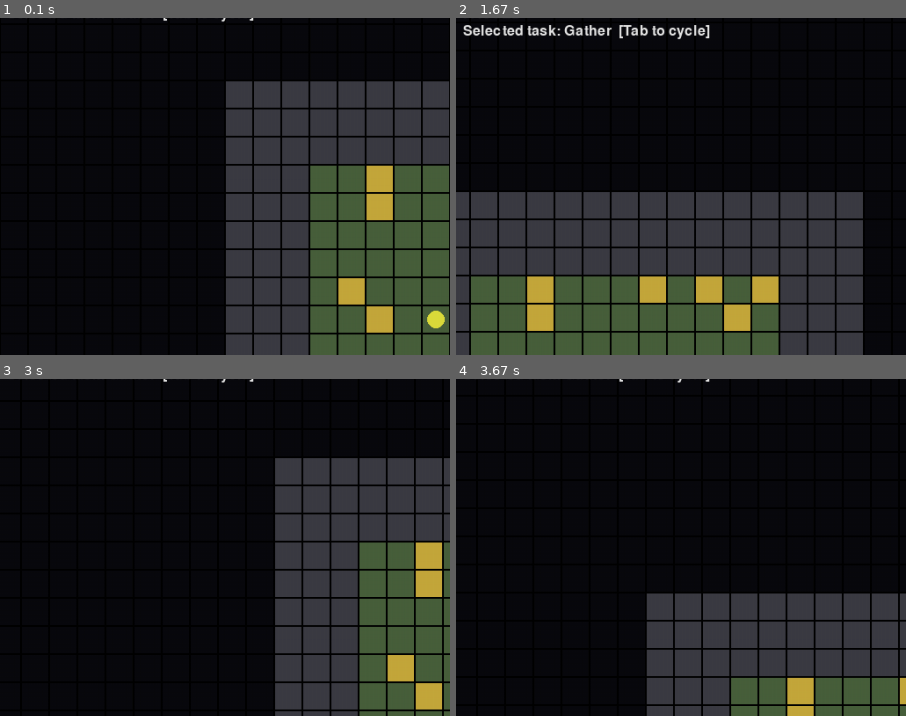
Above: before the commit, frames 1-4 (two rows, left to right).
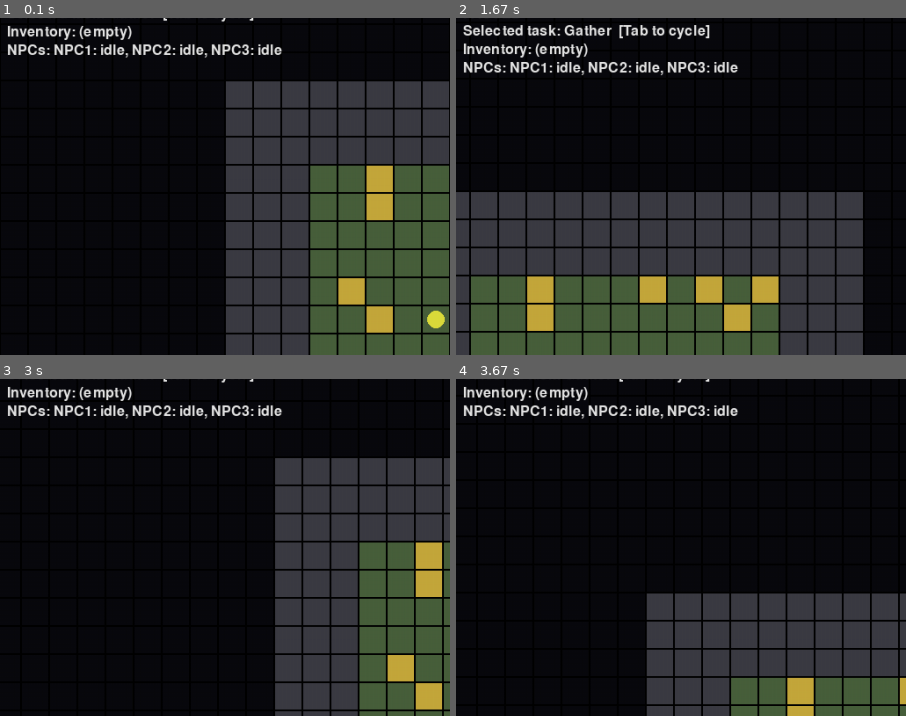
Above: after the commit, the same moments.

Repository: MiohitoKiri5474/PyGame-Final
Game: pygame game, started from src/main.py
Same seed, same stepped clock (60 frames per second), same inputs: the game is played once before the commit and once after it.
Inputs:
- Up to frame 1 (0.1 s): no input
- Up to frame 2 (1.67 s): hold Right 0.33-0.8 s; hold Up 0.83-1.13 s; tap Space at 0.9, 1.23, 1.53 s; hold Right 1.17-1.63 s
- Up to frame 3 (3 s): hold Left 1.67-2.2 s; tap Space at 1.73, 2.03, 2.3, 2.63, 2.93 s; hold Down 2.23-2.53 s; hold Left 2.57-2.97 s
- Up to frame 4 (3.67 s): hold Up 3-3.37 s; tap Space at 3.07, 3.47 s; hold Right from 3.4 s (still down)
The pictures show only the part of the screen within x 0-50%, y 5-55%; the shares and areas given below are measured in that part.

The runs differ from the first frame. In frame 1, 1.7% of the frame differs, in the area x 1-63%, y 2-12%; in frame 2, 1.7%; in frame 3, 1.7%; in frame 4, 1.7%.

Commit message:
feat: implement ticket 10 - HUD inventory + NPC task display
Adds hud_status.py, registering two hud_lines() providers via the
extensions.py mechanism ticket 02 already built for this: one line
summarizing current inventory totals per resource type, one line
listing each NPC's current task type (or "idle"). game.py's HUD
already splices hud_lines(world) in every render, so no changes
needed there - purely additive per the plugins.py extension pattern.

Adds Inventory.items() (inventory.py) as the public accessor the
HUD needed to enumerate resource types; existing get/add/spend
behavior and tests are untouched.

Presentational only per the ticket's own testing decision (no unit
tests needed - the state it reads is already covered by ticket 02's
tests); verified manually via a headless run confirming both lines
update live as a Gather task is claimed, worked, and completed.

Disclosure: Based on Claude Code generated output.

Diff:
--- /dev/null
+++ b/src/hud_status.py
@@ -0,0 +1,33 @@
+"""HUD panels for inventory totals and per-NPC task status (ticket 10).
+Registers as hud_lines() providers via extensions.py - game.py already
+splices those into the HUD, no changes needed there."""
+
+from __future__ import annotations
+
+from typing import TYPE_CHECKING
+
+from extensions import register_hud_line
+
+if TYPE_CHECKING:
+    from world import World
+
+
+def _inventory_line(world: "World") -> str:
+    items = world.inventory.items()
+    if not items:
+        return "Inventory: (empty)"
+    parts = ", ".join(f"{resource} {count}" for resource, count in sorted(items.items()))
+    return f"Inventory: {parts}"
+
+
+def _npc_tasks_line(world: "World") -> str:
+    if not world.npcs:
+        return "NPCs: (none)"
+    parts = ", ".join(
+        f"NPC{i}: {npc.task.type if npc.task else 'idle'}" for i, npc in enumerate(world.npcs, start=1)
+    )
+    return f"NPCs: {parts}"
+
+
+register_hud_line(_inventory_line)
+register_hud_line(_npc_tasks_line)
--- a/src/inventory.py
+++ b/src/inventory.py
@@ -16,3 +16,6 @@
             return False
         self._counts[resource] -= amount
         return True
+
+    def items(self) -> dict[str, int]:
+        return dict(self._counts)
--- a/src/plugins.py
+++ b/src/plugins.py
@@ -4,3 +4,4 @@
 game.py or world.py, is the extension point for new task types/overlays."""
 
 import gather_task  # noqa: F401
+import hud_status  # noqa: F401
